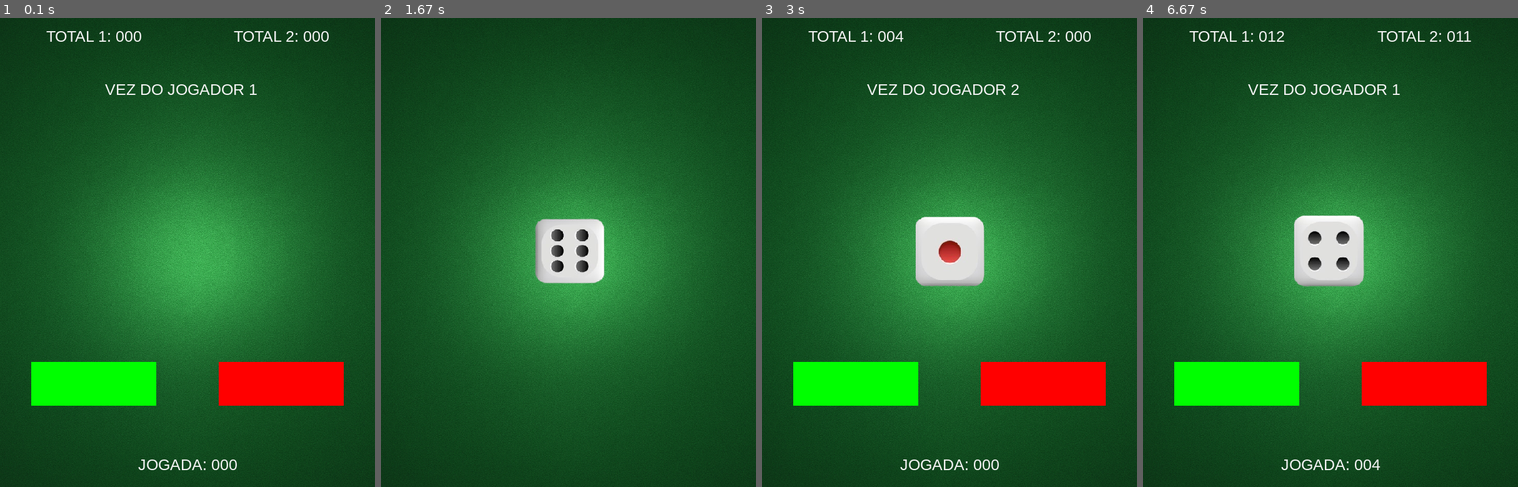
Above: before the commit, frames 1-4 (left to right).
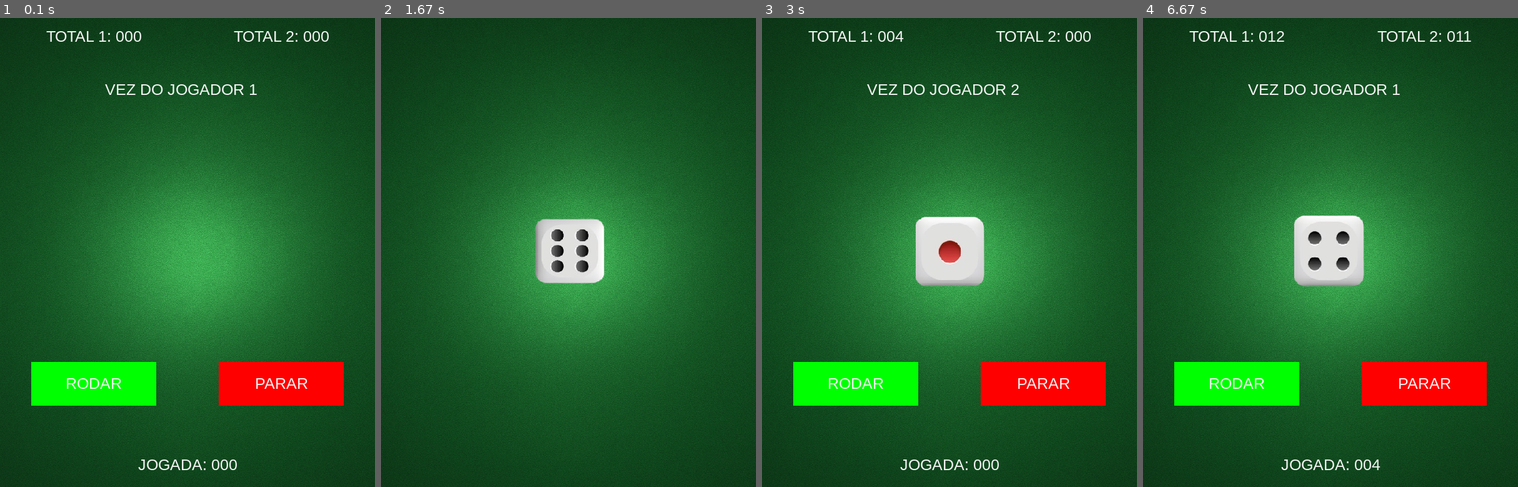
Above: after the commit, the same moments.

Repository: mariafbmorales/PyGame
Game: pygame game, started from jogo.py
The game is run twice, just before and just after one commit, with the same random seed, the same clock (stepped at 60 frames per second) and the same inputs.
Inputs:
- Up to frame 1 (0.1 s): no input
- Up to frame 2 (1.67 s): hold Up 0.33-0.8 s; hold Down 0.83-1.13 s; hold Up 1.17-1.53 s
- Up to frame 3 (3 s): hold Up 1.97-2.27 s; hold Down 2.3-2.6 s; hold Up from 2.63 s (still down)
- Up to frame 4 (6.67 s): release Up at 3 s; hold Down 3.03-3.4 s; hold Up 3.43-3.73 s; hold Up 4.1-4.47 s; hold Down 4.5-4.87 s; hold Up 4.9-5.2 s; hold Down 5.23-5.53 s; hold Up 5.57-5.93 s; hold Up from 6.37 s (still down)

The runs differ from the first frame. In frame 1, 0.3% of the frame differs, in the area x 17-82%, y 76-80%; in frame 2, nothing differs; in frame 3, 0.3%; in frame 4, 0.3%.

Commit message:
escrito botoes

Diff:
--- a/jogo.py
+++ b/jogo.py
@@ -149,10 +149,17 @@
     #Desenhando botões
     cor_verde = (0, 255, 0)
     pygame.draw.rect(window, cor_verde, (50, 550, 200, 70))
+    rodar = font.render('RODAR', True, (244, 244, 244))
+    text_rect = rodar.get_rect()
+    text_rect.midtop = (150, 570)
+    window.blit(rodar, text_rect)
 
     cor_vermelha = (255, 0, 0)
     pygame.draw.rect(window, cor_vermelha, (350, 550, 200, 70))
-
+    parar = font.render('PARAR', True, (244, 244, 244))
+    text_rect = parar.get_rect()
+    text_rect.midtop = (450, 570)
+    window.blit(parar, text_rect)
 
     #Atualiza estado do jogo
     pygame.display.update()
